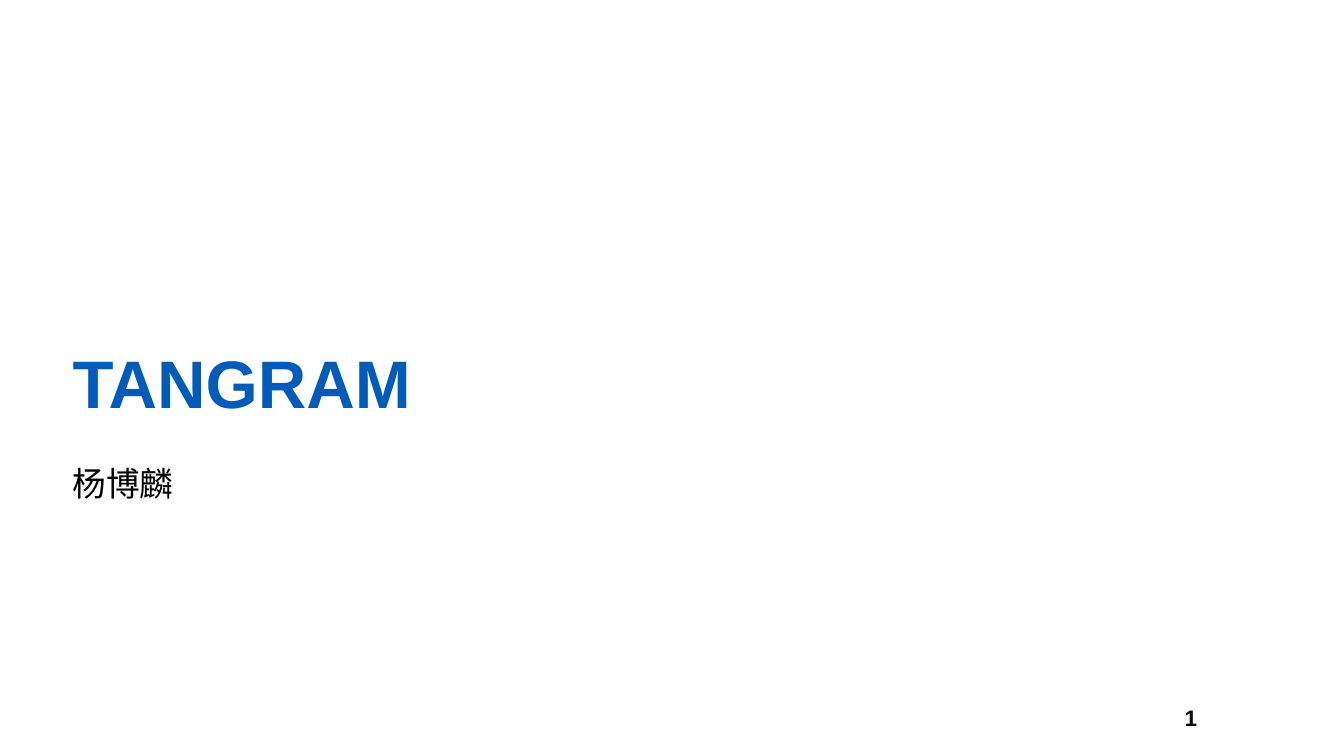
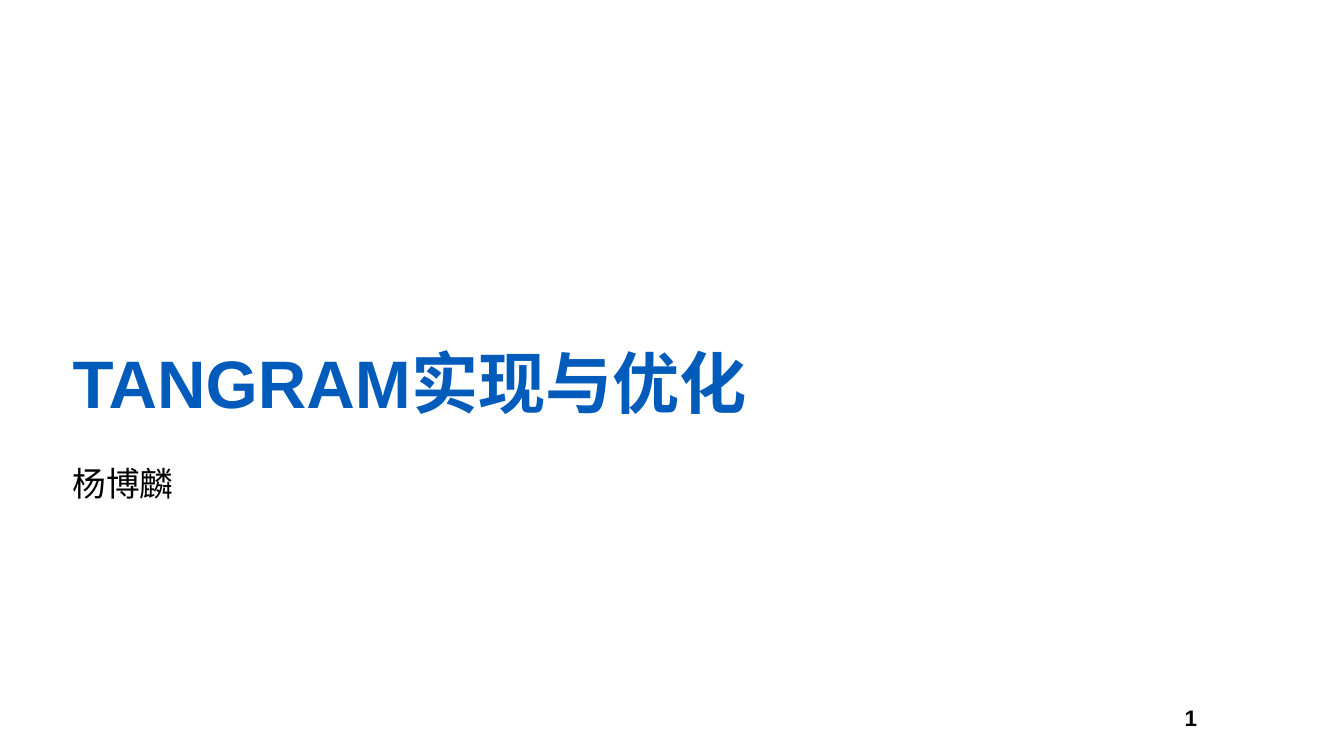
Before and after one commit to yberlin/hello-world, a slide deck: slide 1 of TANGRAM/TAMGRAM.pptx. Drawn at 1344x756 pixels with LibreOffice and Linux fonts; fonts in the diff are those of the drawing; background and template pictures are left out. Boxes give left, top, right and bottom in pixels: in the first picture for what was removed or moved away, otherwise in the second. Text is boxed around its words. In the diff, an @@ line names an element or a change of style, - is before the commit and + after.

```diff
--- a/TANGRAM/TAMGRAM.pptx
+++ b/TANGRAM/TAMGRAM.pptx
@@ title at (73, 355, 747, 414): text changed @@
-TANGRAM
+TANGRAM实现与优化
```
Also in this commit, not shown: 5 other slides changed.
